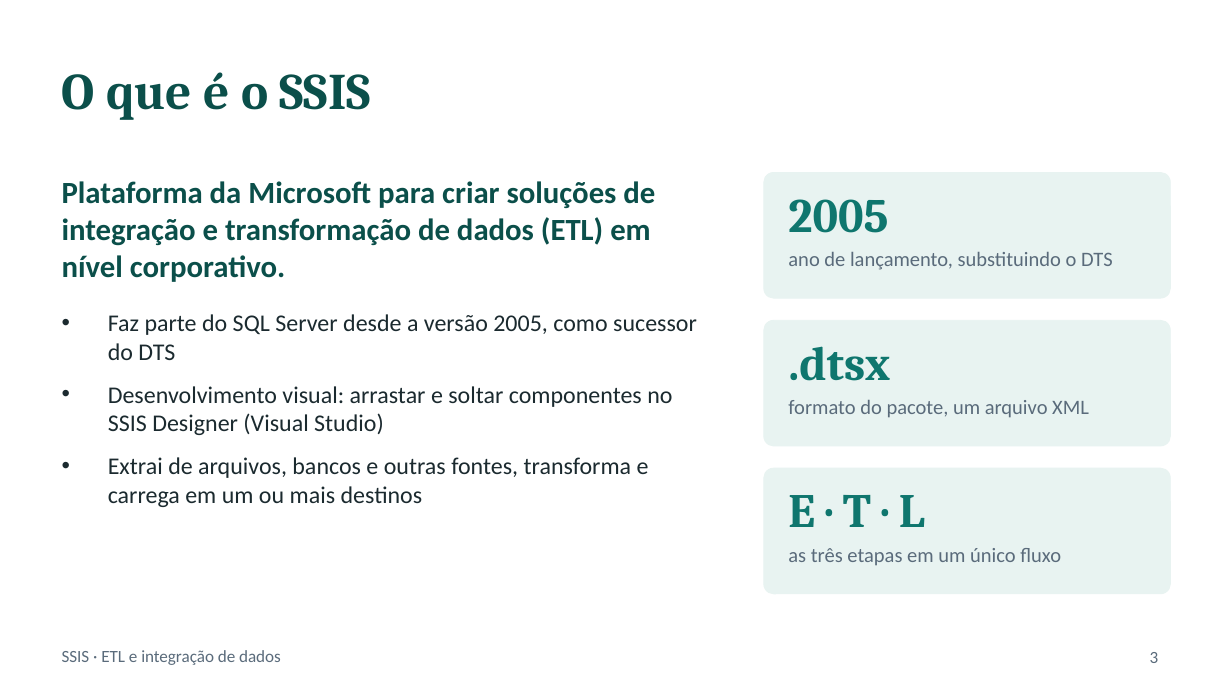
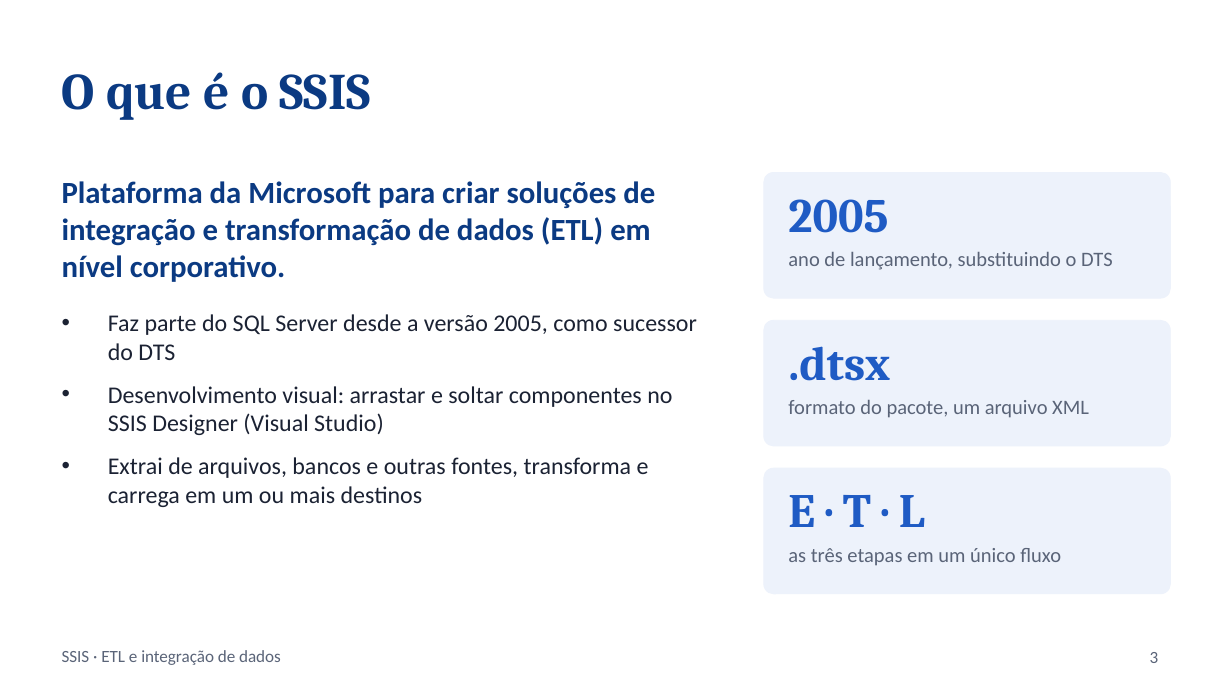
Before and after one commit to Yahnfs/Projeto-de-Analise-e-Fluxo-de-Dados-OLAP-e-ETL, a slide deck: slide 3 of Seminario_SSIS.pptx. Drawn at 1232x693 pixels with LibreOffice and Linux fonts; fonts in the diff are those of the drawing. Boxes give left, top, right and bottom in pixels: in the first picture for what was removed or moved away, otherwise in the second. Text is boxed around its words. In the diff, an @@ line names an element or a change of style, - is before the commit and + after.

```diff
--- a/Seminario_SSIS.pptx
+++ b/Seminario_SSIS.pptx
@@ title "O que é o SSIS" at [62, 72, 371, 120]: text colour #0B4F4A to #0B3A82 @@
@@ text "Plataforma da Microsoft para criar ..." at [62, 181, 655, 282]: text colour #0B4F4A to #0B3A82 @@
@@ fill #E8F3F1 to #EDF2FB; outline #E8F3F1 0.5 pt to #EDF2FB 0.5 pt in 3 elements at [764, 172, 1170, 298], [764, 320, 1170, 446], [764, 468, 1170, 594] @@
@@ text colour #0F766E to #1F5BC4 in 3 elements at [788, 199, 888, 233], [788, 346, 890, 381], [788, 495, 925, 527] @@
```
Also in this commit, not shown: 11 other slides changed, 1 slide added.
